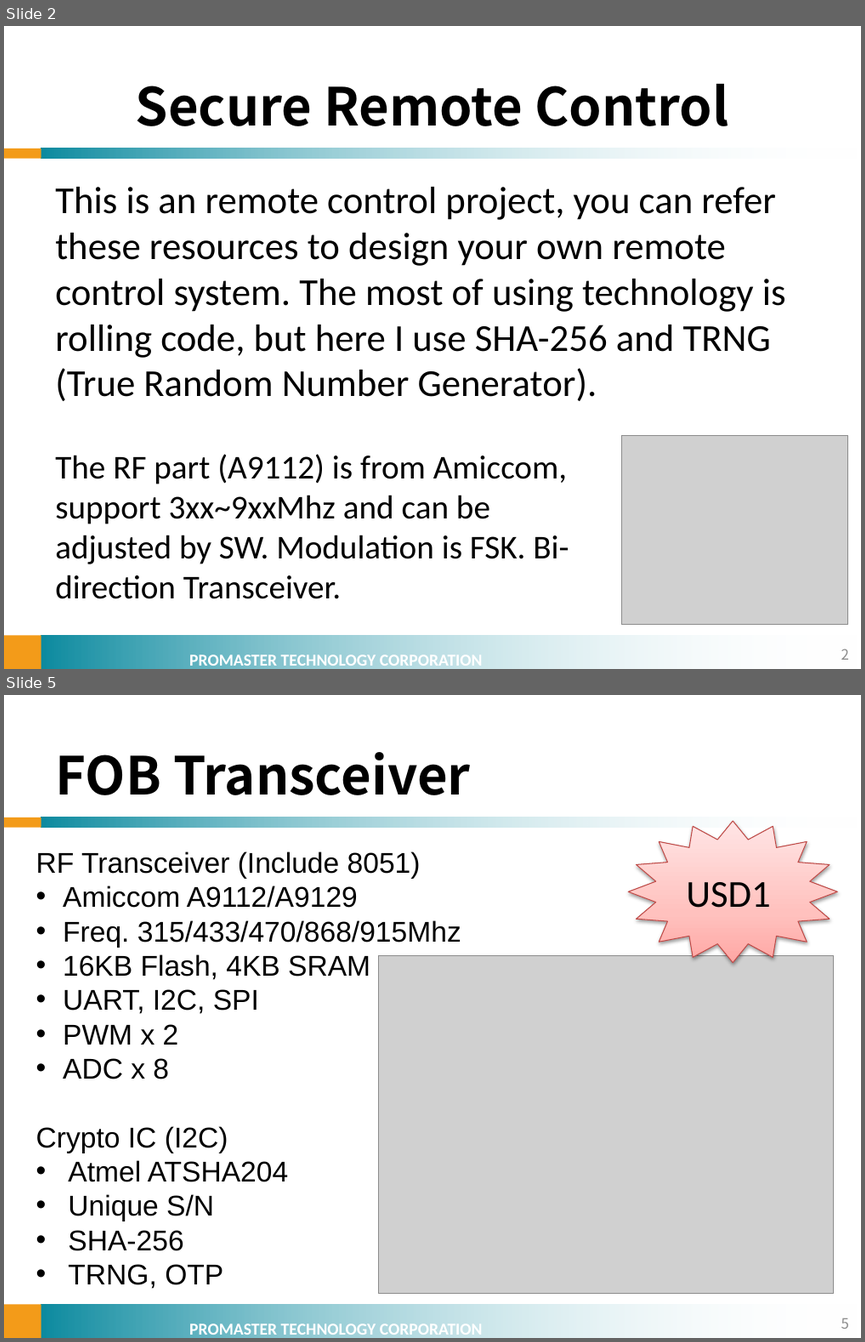
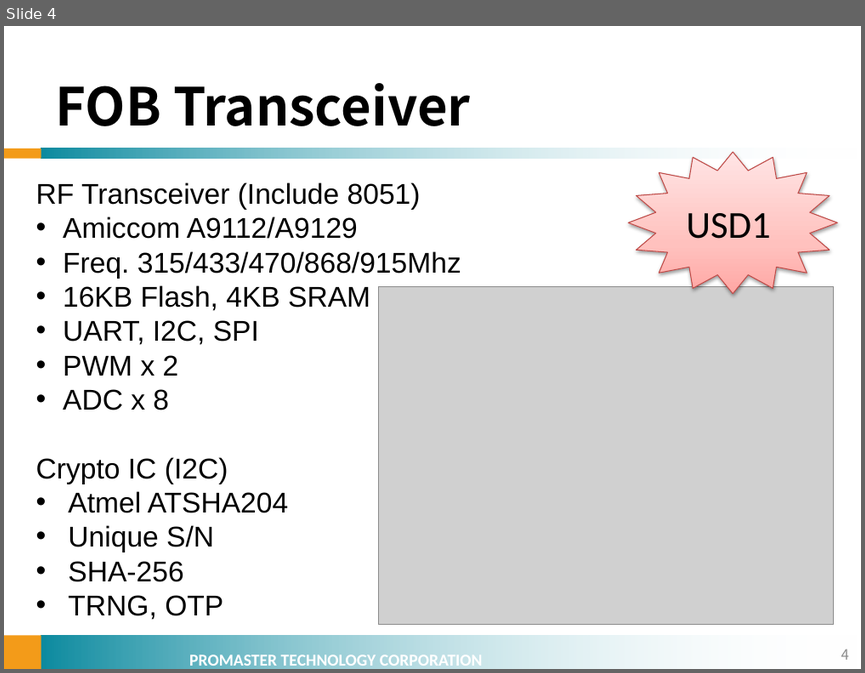
Before and after one commit to marten619/RemoteController, a slide deck: PPT/Secure Remote Control Introduction v1.pptx. Shown one above the other, each under a label of ours: slides 2 and 5 before the commit, slide 4 after it; the slides between them are not shown. The pictures are 865x1342 and 865x673 pixels, drawn with LibreOffice and Linux fonts; fonts in the diff are those of the drawing; grey boxes stand for pictures; background and template pictures are left out. Boxes give left, top, right and bottom in pixels: in the first picture for what was removed or moved away, otherwise in the second. Text is boxed around its words. In the diff, an @@ line names an element or a change of style, - is before the commit and + after.

```diff
--- a/PPT/Secure Remote Control Introduction v1.pptx
+++ b/PPT/Secure Remote Control Introduction v1.pptx
@@ slide 2 removed at box(4, 26, 861, 669), background #FFFFFF; not listed: 5 template elements that a slide beside it also shows @@
@@ title removed at box(136, 84, 729, 126) @@
-Secure Remote Control
@@ text removed at box(55, 187, 786, 401) @@
-This is an remote control project, you can refer these resources to design your own remote control system. The most of using technology is rolling code, but here I use SHA-256 and TRNG (True Random Number Generator).
@@ text removed at box(55, 454, 568, 599) @@
-The RF part (A9112) is from Amiccom, support 3xx~9xxMhz and can be adjusted by SW. Modulation is FSK. Bi-direction Transceiver.
@@ picture removed at box(621, 435, 847, 624) @@
@@ page number removed at box(841, 648, 849, 659) @@
-2
@@ what was slide 5 is now slide 4 @@
@@ page number at box(841, 649, 849, 659): text changed @@
-5
+4
```
Also in this commit, not shown: 5 slides changed, 1 slide added, 1 other slide removed, 1 other file.
